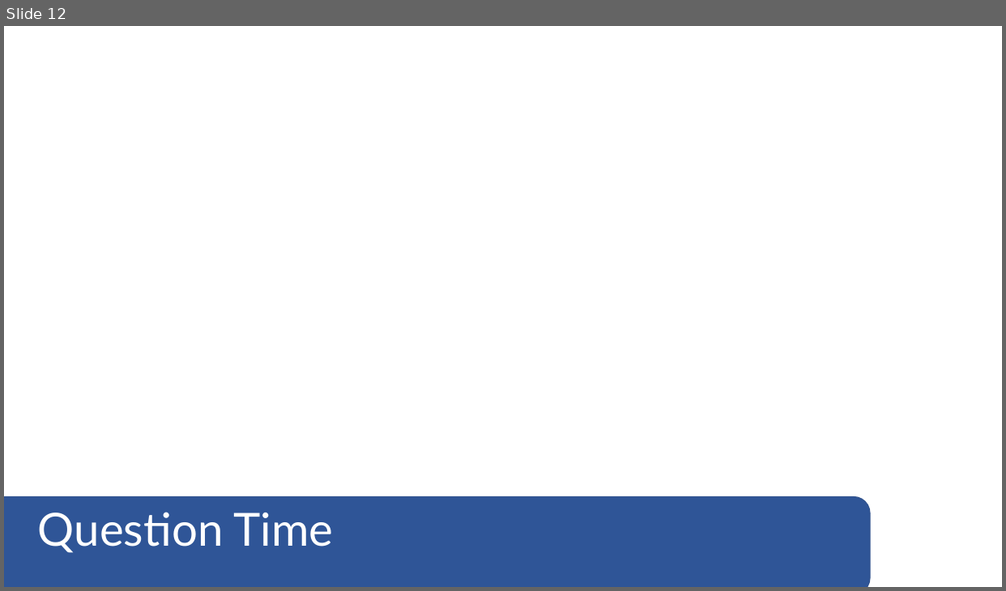
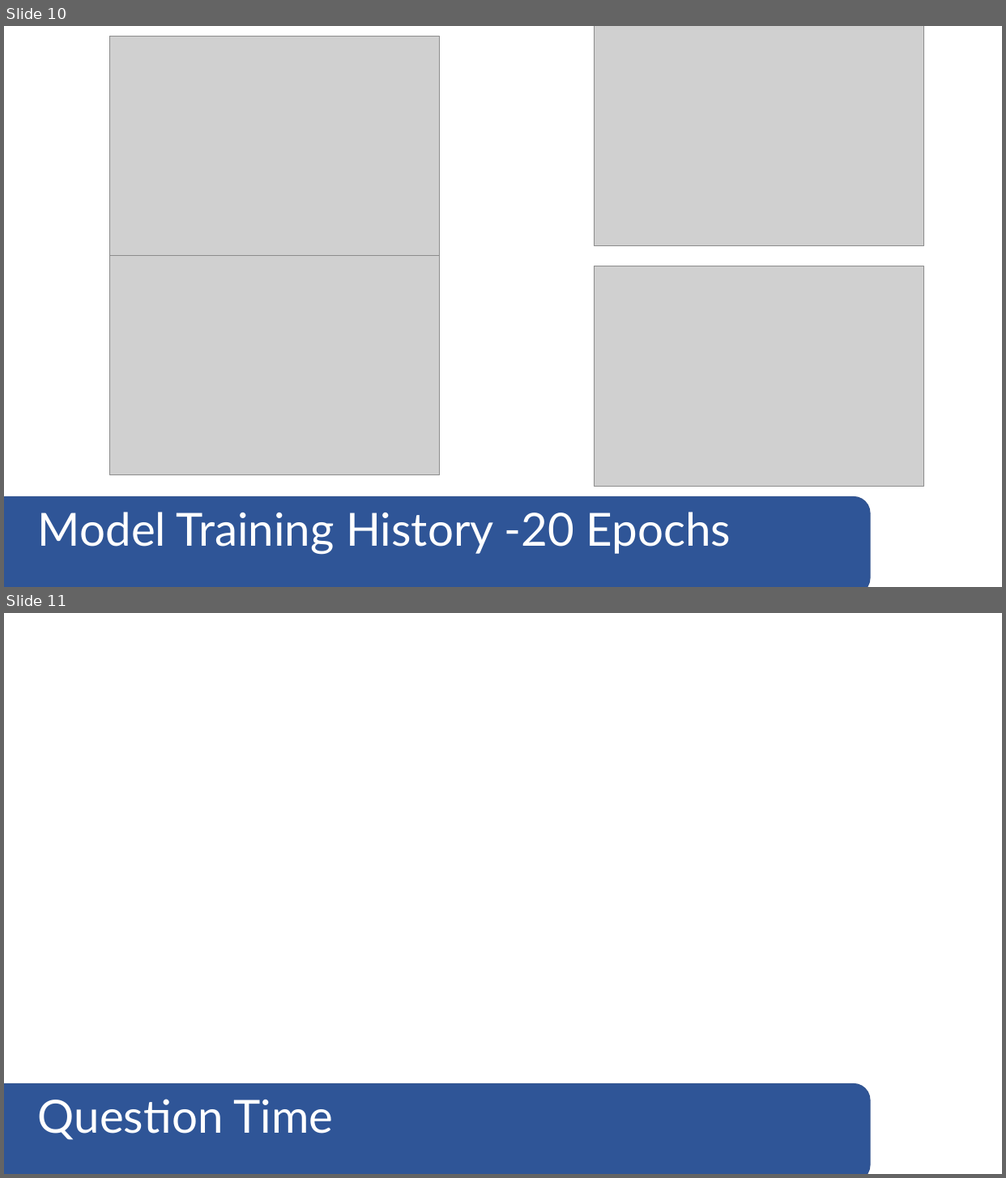
Before and after one commit to bchee1/GA-DSI, a slide deck: carvana-image-masking-challenge/Slides.pptx. Shown one above the other, each under a label of ours: slide 12 before the commit, slides 10 and 11 after it. The pictures are 1006x591 and 1006x1178 pixels, drawn with LibreOffice and Linux fonts; fonts in the diff are those of the drawing; grey boxes stand for pictures. Boxes give left, top, right and bottom in pixels: in the first picture for what was removed or moved away, otherwise in the second. Text is boxed around its words. In the diff, an @@ line names an element or a change of style, - is before the commit and + after.

```diff
--- a/carvana-image-masking-challenge/Slides.pptx
+++ b/carvana-image-masking-challenge/Slides.pptx
@@ slide 10 added at [4, 26, 1002, 587], background #FFFFFF @@
@@ picture added at [110, 37, 440, 256] @@
@@ picture added at [594, 26, 924, 246] @@
@@ picture added at [110, 256, 440, 476] @@
@@ picture added at [594, 267, 924, 486] @@
@@ rounded rectangle added at [4, 497, 870, 587], fill #2F5597, outline #325491 1 pt @@
@@ text added at [38, 512, 731, 555], 44 pt, text #FFFFFF @@
+Model Training History -20 Epochs
@@ what was slide 12 is now slide 11 @@
```
Also in this commit, not shown: 2 slides changed, 9 other slides added, 11 slides removed, 2 other files.
